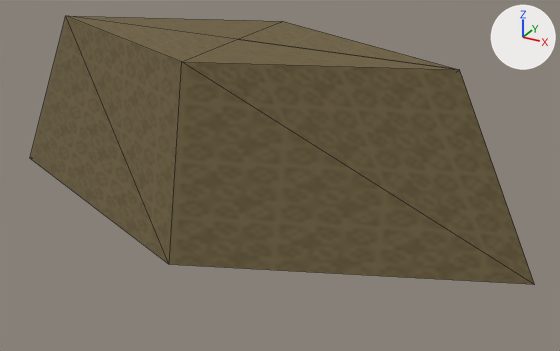
Renders of the glTF model app/src/main/assets/3d/field/military-EARTH_WALL-1-lod1.glb from each side of a commit.
Camera for both pictures: a camera (50 mm lens) standing at (0.554, -0.886, 0.515) and looking at (0.083, -0.031, 0.087). Lighting does not change. The marker at upper right points along +X, +Y and +Z. The picture after the commit comes second. Mesh edges are drawn as thin lines. Vertices at exactly the same position are counted once.
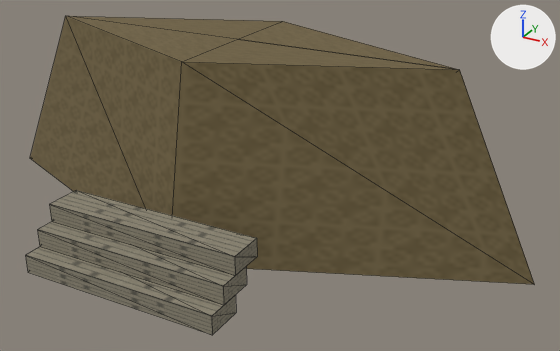
Where the change shows, as pixel boxes (x1, y1, x2, y2) in the pictures (560 x 351 px):
'Mesh_0', reshaped (19% taller): before (30, 16, 534, 284); after (25, 16, 534, 335)
part 1 of me_mesh_0, added: after (25, 190, 257, 335)

Edits to the bpy script that builds the scene:
```text
Change me_mesh_0:
    used by ob_mesh_0; location = (0.0, 0.0, 0.0)
    remove me_mesh_0.from_pydata(...)  # 11 vertices, 12 faces; spans x -0.43..0.43, y -0.18..0.18, z 0.0..0.26
    add me_mesh_0.from_pydata(...)  # 35 vertices, 42 faces; spans x -0.43..0.43, y -0.29..0.18, z 0.0..0.26
    me_mesh_0 part 1
    12 vertices are added at x -0.14, y -0.29..-0.19, z 0.005..0.08
    12 new vertices lie (0.28, 0.0, 0.0) away from vertices in x -0.14, y -0.29..-0.19, z 0.005..0.08
    30 new faces join them
```
